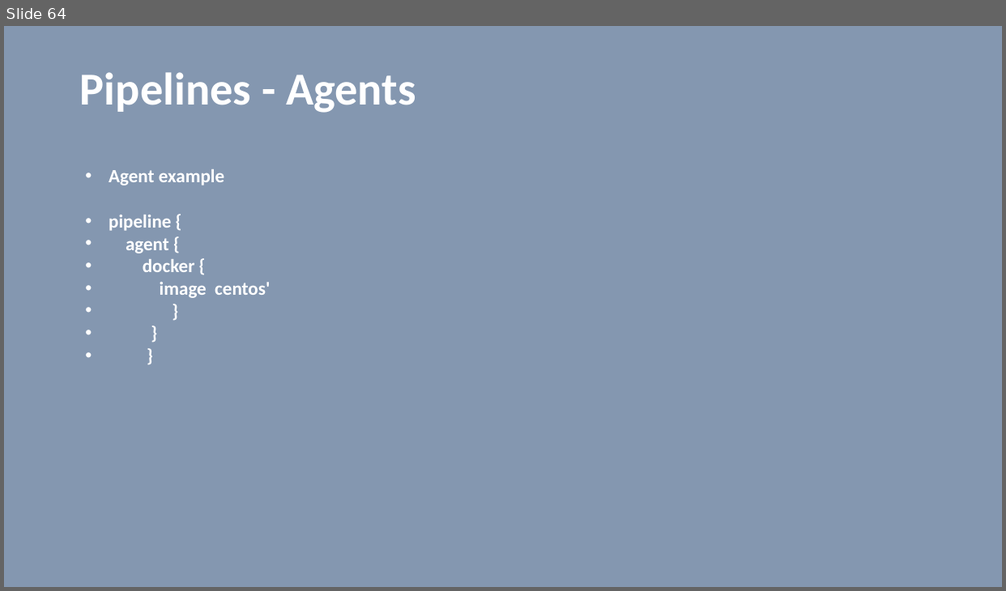
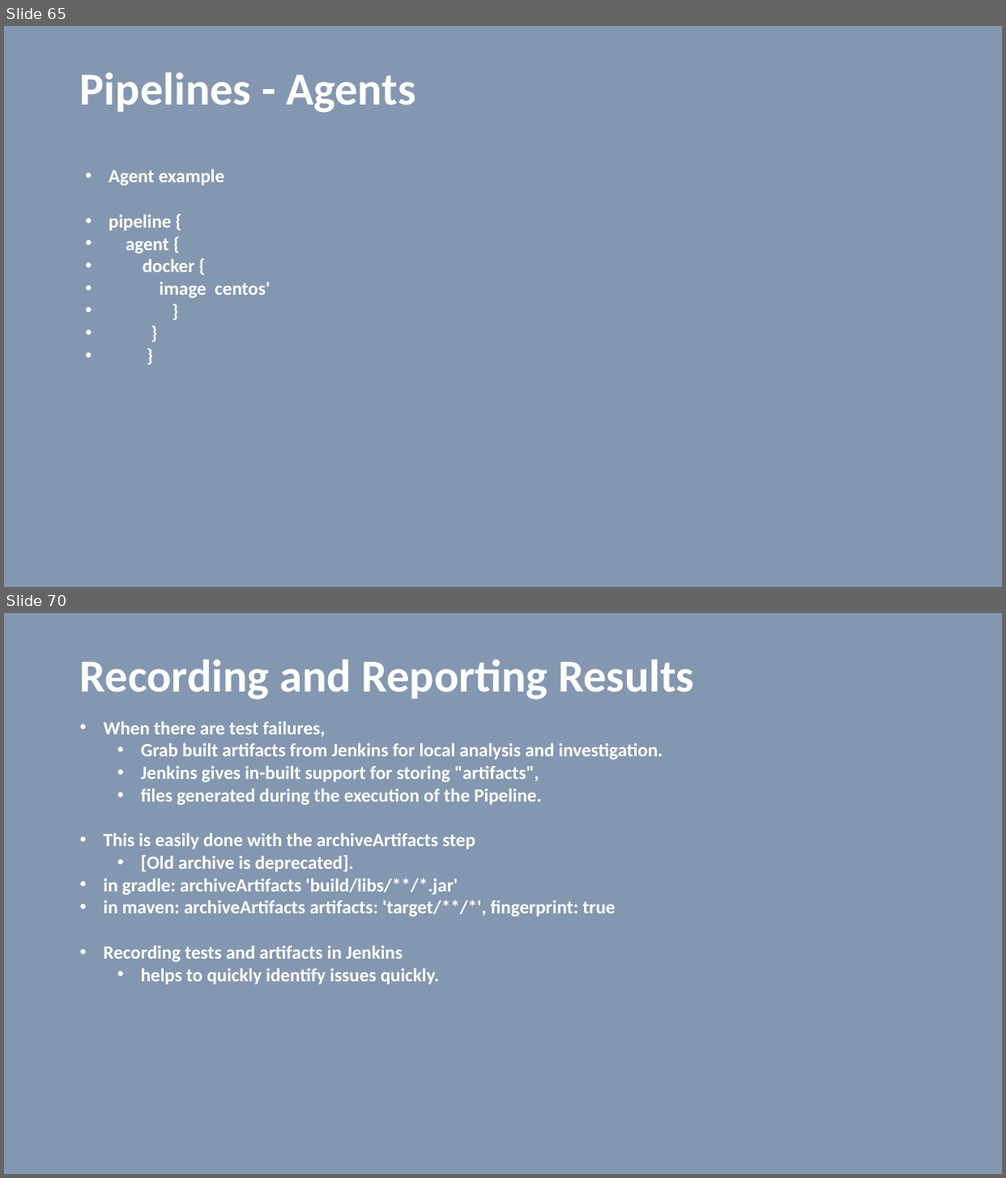
Before and after one commit to vilasvarghese/devops, a slide deck: jenkins/JenkinsBasics.pptx. Shown one above the other, each under a label of ours: slide 64 before the commit, slides 65 and 70 after it; the slides between them are not shown. The pictures are 1006x591 and 1006x1178 pixels, drawn with LibreOffice and Linux fonts; fonts in the diff are those of the drawing. Boxes give left, top, right and bottom in pixels: in the first picture for what was removed or moved away, otherwise in the second. Text is boxed around its words. In the diff, an @@ line names an element or a change of style, - is before the commit and + after.

```diff
--- a/jenkins/JenkinsBasics.pptx
+++ b/jenkins/JenkinsBasics.pptx
@@ slide 70 added at [4,613,1002,1174], background #8497B0 @@
@@ title added at [80,659,694,700], 44 pt, text #FFFFFF, bold @@
+Recording and Reporting Results
@@ text added at [104,722,663,985], 18 pt, text #FFFFFF, bold @@
+• When there are test failures,
+  • Grab built artifacts from Jenkins for local analysis and investigation.
+  • Jenkins gives in-built support for storing "artifacts",
+  • files generated during the execution of the Pipeline.
+• This is easily done with the archiveArtifacts step
+  • [Old archive is deprecated].
+• in gradle: archiveArtifacts 'build/libs/**/*.jar'
+• in maven: archiveArtifacts artifacts: 'target/**/*', fingerprint: true
+• Recording tests and artifacts in Jenkins
+  • helps to quickly identify issues quickly.
@@ what was slide 64 is now slide 65 @@
```
Also in this commit, not shown: 4 slides changed, 5 other slides added, 57 other files.
